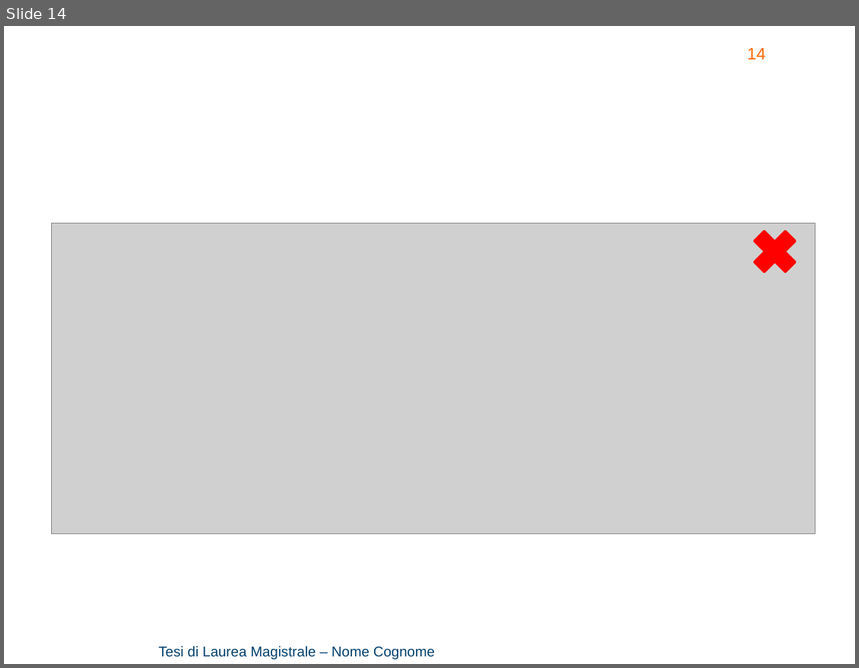
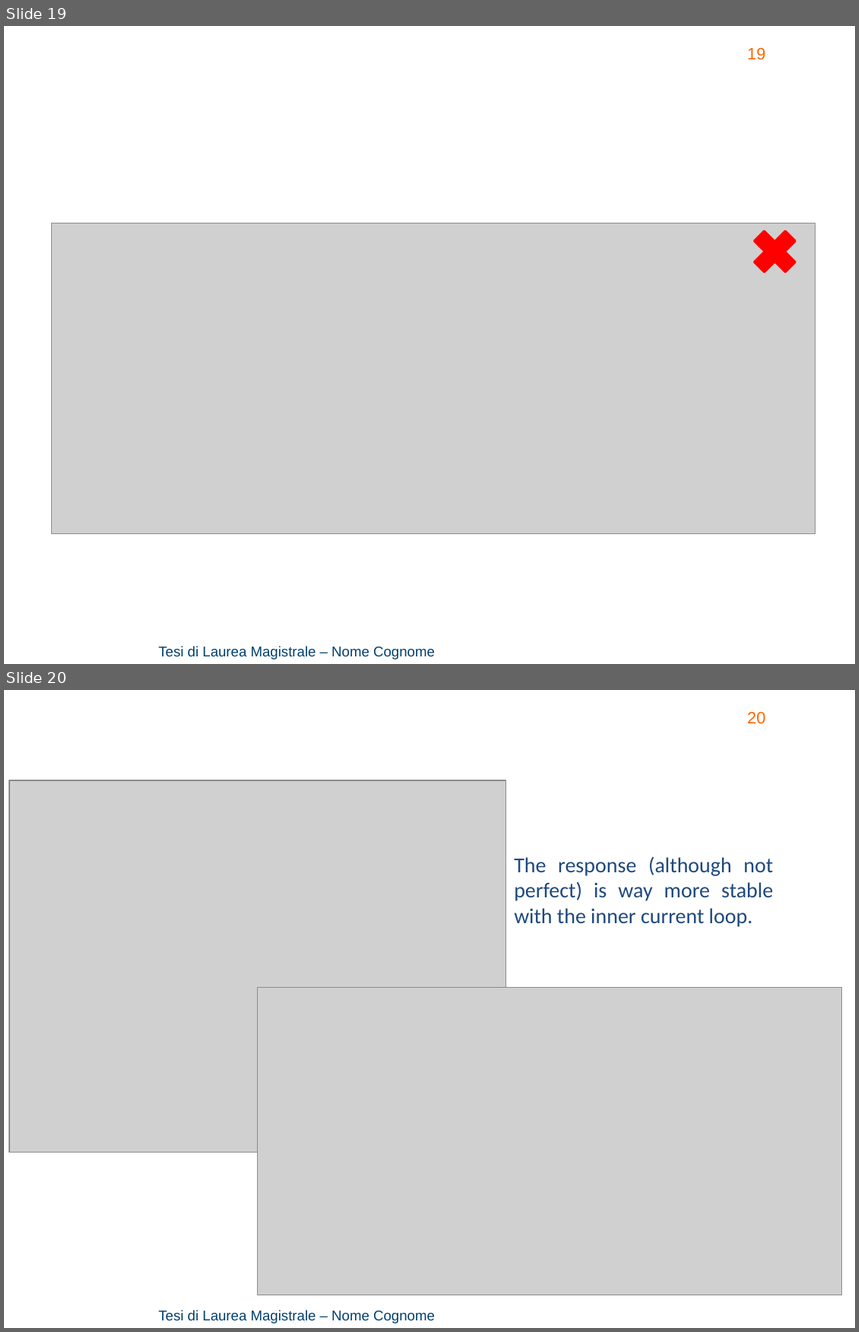
Before and after one commit to rssalessio/Control-Linear-Vibrations, a slide deck: finalPresentation/Part 3/Part3.pptx. Shown one above the other, each under a label of ours: slide 14 before the commit, slides 19 and 20 after it. The pictures are 859x668 and 859x1332 pixels, drawn with LibreOffice and Linux fonts; fonts in the diff are those of the drawing; grey boxes stand for pictures; background and template pictures are left out. Boxes give left, top, right and bottom in pixels: in the first picture for what was removed or moved away, otherwise in the second. Text is boxed around its words. In the diff, an @@ line names an element or a change of style, - is before the commit and + after.

```diff
--- a/finalPresentation/Part 3/Part3.pptx
+++ b/finalPresentation/Part 3/Part3.pptx
@@ slide 20 added at (4, 690, 855, 1328), background picture (left out); not listed: 2 template elements that a slide beside it also shows @@
@@ picture added at (9, 780, 506, 1152) @@
@@ text added at (514, 856, 773, 927), 18 pt, text #1F497D @@
+The response (although not perfect) is way more stable with the inner current loop.
@@ picture added at (258, 988, 842, 1295) @@
@@ what was slide 14 is now slide 19 @@
@@ page number at (747, 47, 766, 60): text changed @@
-14
+19
```
Also in this commit, not shown: 7 slides changed, 10 other slides added, 1 slide removed.
